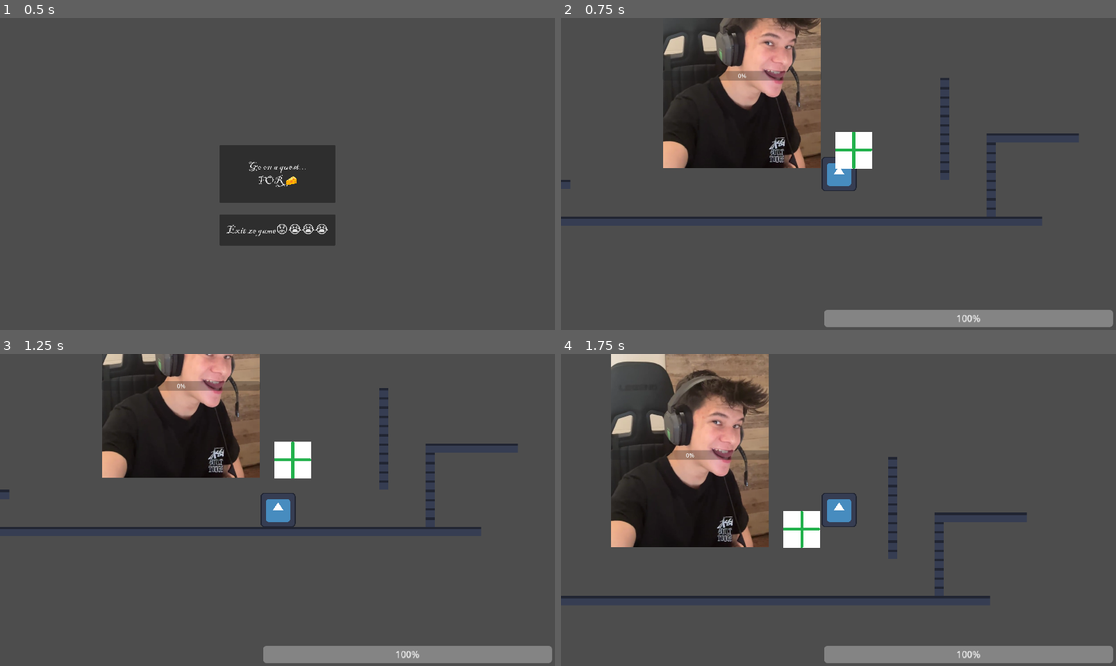
Above: before the commit, frames 1-4 (two rows, left to right).
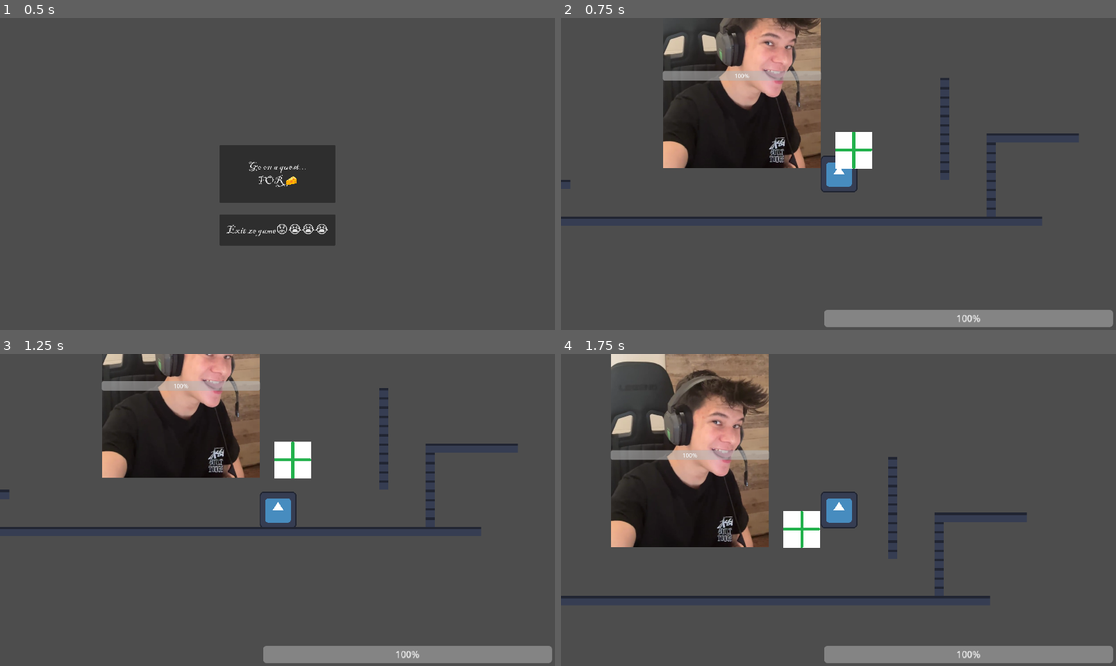
Above: after the commit, the same moments.

Repository: Dome-create/cheesequest
Game: Godot game, scene res://Scenes/menus/Main_Menu.tscn
Two runs of this game, one before a commit and one after it. Both use one fixed random seed, a clock stepped at 60 frames per second and the inputs below. The engine's default icon, where the game draws it, is replaced by a stand-in: a white triangle on a blue panel in a dark square.
Inputs:
- Up to frame 1 (0.5 s): no input
- Up to frame 2 (0.75 s): click "Go on a quest... FOR 🧀" at 0.5 s
- Up to frame 3 (1.25 s): no input
- Up to frame 4 (1.75 s): tap Enter at 1.25 s; hold D (right) from 1.28 s (still down); hold V (attack) from 1.28 s (still down); tap Space (jump) at 1.52 s

Frame 1 is identical in both runs. In frame 2, 1.0% of the frame differs, in the area x 18-54%, y 16-56%; in frame 3, 1.1%; in frame 4, 1.1%, in the area x 8-54%, y 30-56%.
Error before the commit: Invalid access to property or key 'position' on a base object of type 'null instance'. (res://Scripts/player.gd:117)

Commit message:
Fixed YOUR mistakes

Diff:
--- a/Scenes/Player.tscn
+++ b/Scenes/Player.tscn
@@ -2,11 +2,8 @@
 
 [ext_resource type="Script" uid="uid://2tbaxyixqyrc" path="res://Scripts/player.gd" id="1_0e25a"]
 [ext_resource type="Texture2D" uid="uid://pvxborls7ty2" path="res://Sprites_img/icon.svg" id="2_dewec"]
-[ext_resource type="Script" path="res://Scripts/health.gd" id="24_vlwdv"]
+[ext_resource type="Script" uid="uid://cfu2d4syywvl7" path="res://Scripts/health.gd" id="24_vlwdv"]
 [ext_resource type="Script" uid="uid://bemae2a7h3b26" path="res://Scripts/menus/health_bar.gd" id="25_udjif"]
-
-[sub_resource type="RectangleShape2D" id="RectangleShape2D_0e25a"]
-size = Vector2(51.375, 55.625)
 
 [sub_resource type="SpriteFrames" id="SpriteFrames_0mc3r"]
 animations = [{
@@ -24,28 +21,31 @@
 "speed": 10.0
 }]
 
+[sub_resource type="RectangleShape2D" id="RectangleShape2D_0e25a"]
+size = Vector2(51.375, 55.625)
+
 [sub_resource type="RectangleShape2D" id="RectangleShape2D_70hv0"]
 size = Vector2(65, 13)
 
 [node name="Player" type="CharacterBody2D"]
 script = ExtResource("1_0e25a")
 
-[node name="CollisionShape2D" type="CollisionShape2D" parent="."]
-position = Vector2(0, 1)
-shape = SubResource("RectangleShape2D_0e25a")
-
 [node name="Camera2D" type="Camera2D" parent="."]
 zoom = Vector2(2, 2)
 
 [node name="SandorExport" type="AnimatedSprite2D" parent="."]
 position = Vector2(1.0000038, 3.8146973e-06)
-scale = Vector2(0.4765625, 0.46875)
+scale = Vector2(0.5, 0.5)
 sprite_frames = SubResource("SpriteFrames_0mc3r")
 animation = &"idle"
 autoplay = "idle"
 
 [node name="Health" type="Node2D" parent="."]
 script = ExtResource("24_vlwdv")
+
+[node name="CollisionShape2D" type="CollisionShape2D" parent="."]
+position = Vector2(0, 1)
+shape = SubResource("RectangleShape2D_0e25a")
 
 [node name="CanvasGroup" type="CanvasGroup" parent="."]
 
@@ -57,12 +57,12 @@
 step = 1.0
 script = ExtResource("25_udjif")
 
-[node name="attackhitbox" type="Area2D" parent="."]
+[node name="AttackHitbox" type="Area2D" parent="."]
 collision_mask = 2
 monitoring = false
 monitorable = false
 
-[node name="CollisionShape2D" type="CollisionShape2D" parent="attackhitbox"]
+[node name="CollisionShape2D" type="CollisionShape2D" parent="AttackHitbox"]
 shape = SubResource("RectangleShape2D_70hv0")
 
 [node name="Timer" type="Timer" parent="."]
--- a/Scripts/player.gd
+++ b/Scripts/player.gd
@@ -7,7 +7,7 @@
 const ROTATE_SPEED := 6.0
 
 #attacking valtozok
-@onready var attack_hitbox = $attackhitbox
+@onready var attack_hitbox = $AttackHitbox
 const ATTACK_TIME = 0.15
 var is_attacking = false
 
@@ -105,7 +105,7 @@
 
 	#sprite direction
 	if direction != 0:
-		$SandorExport.flip_h = direction < 0
+		$SandorExport.scale.x = direction * 0.5
 
 	#groundpound
 	move_and_slide()
--- a/Scripts/vencel_the_enemy.gd
+++ b/Scripts/vencel_the_enemy.gd
@@ -1,9 +1,10 @@
 extends Area2D
 
 var enemy_health :int
-@export var max_health := 5
+@export var max_health := 100
 
 func _ready() -> void:
+	enemy_health = max_health
 	$".".visible = true
 	$VencelHealth.max_value = max_health
 	$VencelHealth.value = enemy_health
@@ -26,5 +27,6 @@
 		body.get_node("Health").take_damage(10)
 
 func _on_area_entered(area: Area2D) -> void:
+	print("I have been hurt :(")
 	#if body.name == "AttackHitbox":
 	damage(5)
